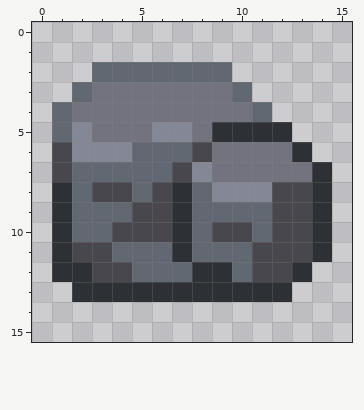
Edited in one commit: pixel-art file (asset_source/in_progress/materials/stone/stone.aseprite). This is how it looked before the edit.
16x16 pixels, 1 frame.
Now the later version:
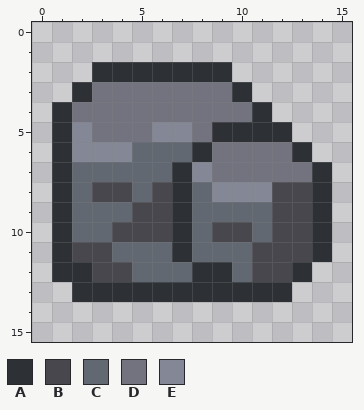
Palette (. is transparent): A #2d3136  B #48474d  C #626871  D #73737f  E #848795
Edits made:
y 2: x 3..9 CCCCCCC -> AAAAAAA
y 3: x 2 C -> A; x 10 C -> A
y 4: x 1 C -> A; x 11 C -> A
y 5: x 1 C -> A
y 6: x 1 B -> A; x 8 B -> A
y 7: x 1 B -> A; x 7 B -> A
Changed places in both pictures, as pixel boxes (x1, y1, x2, y2):
changed: (52, 62, 272, 182)
